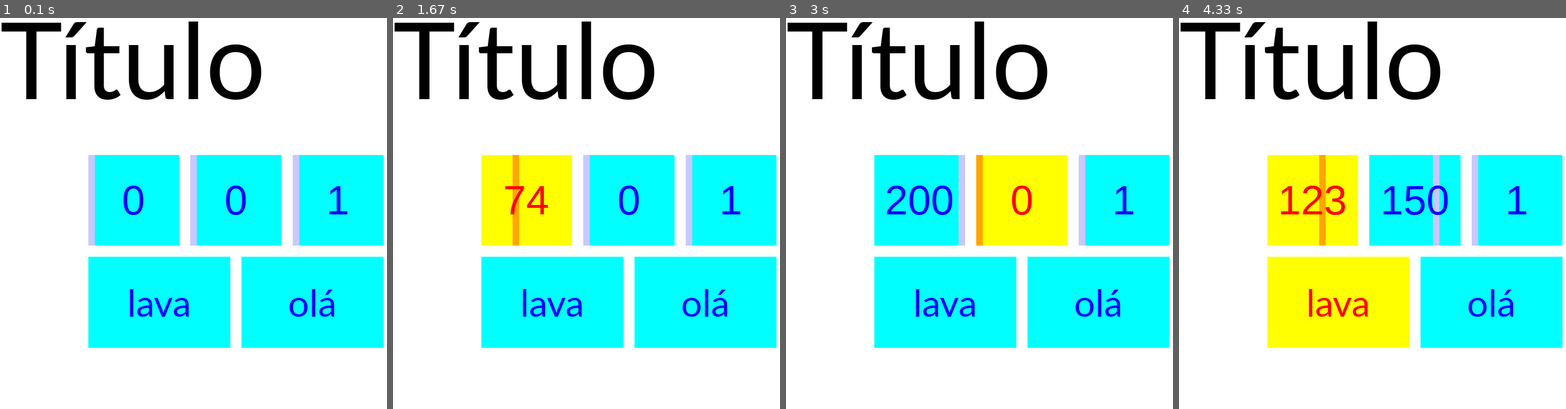
Above: before the commit, frames 1-4 (left to right).
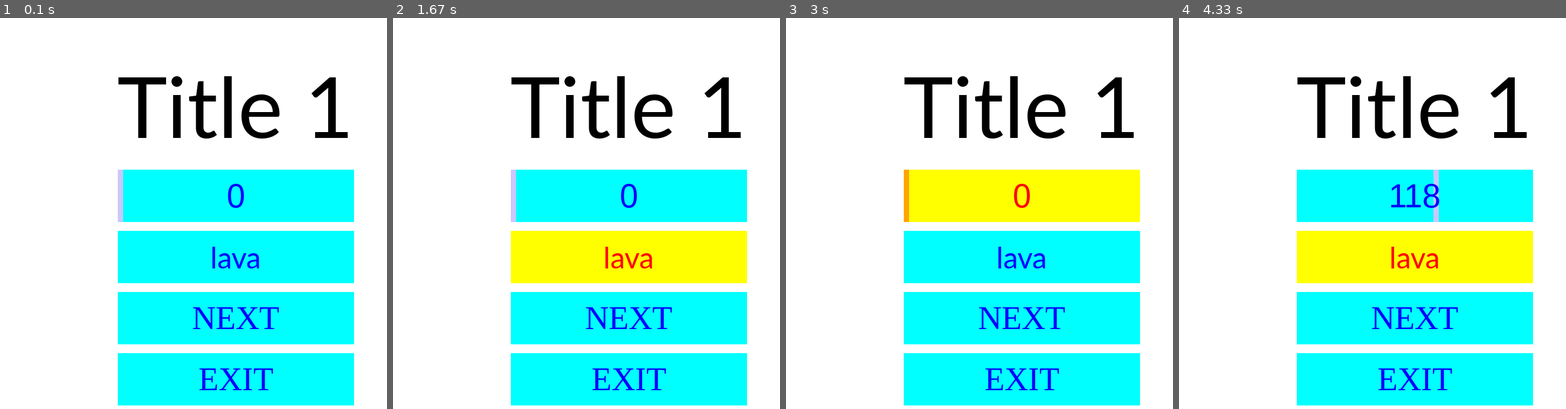
Above: after the commit, the same moments.

Repository: MrComboF10/PygameMenus
Game: pygame game, started from main.py
Same seed, same stepped clock (60 frames per second), same inputs: the game is played once before the commit and once after it.
Inputs (mouse positions are in pixels of both pictures, inside the frame that each line leads up to):
- Up to frame 1 (0.1 s): no input
- Up to frame 2 (1.67 s): press the mouse at (516, 233) at 0.37 s; move the mouse to (594, 283) at 0.47 s; release the mouse at (675, 334) at 0.6 s; click (629, 319) at 0.8 s, where only the run after the commit has a clickable "NEXT"; click (629, 319) at 1.17 s, where only the run after the commit has a clickable "BACK"; press the mouse at (516, 233) at 1.6 s
- Up to frame 3 (3 s): move the mouse to (886, 279) at 1.7 s; release the mouse at (867, 322) at 1.83 s; press the mouse at (909, 233) at 1.93 s; move the mouse to (948, 244) at 2.03 s; release the mouse at (991, 252) at 2.17 s; press the mouse at (909, 233) at 2.4 s; move the mouse to (1002, 143) at 2.5 s; release the mouse at (1095, 53) at 2.63 s; move the mouse to (1041, 209) at 2.83 s
- Up to frame 4 (4.33 s): click (1434, 209) at 3.02 s; move the mouse to (1302, 233) at 3.3 s; press the mouse at (1302, 233) at 3.33 s; move the mouse to (1287, 319) at 3.43 s; release the mouse at (1271, 405) at 3.57 s; press the mouse at (1302, 233) at 3.97 s; move the mouse to (1310, 248) at 4.07 s; release the mouse at (1322, 264) at 4.2 s

The runs differ from the first frame. In frame 1, 33% of the frame differs, in the area x 0-100%, y 0-100%; in frame 2, 39%; in frame 3, 37%; in frame 4, 41%.

Commit message:
Finish menus change states

Diff:
--- a/button.py
+++ b/button.py
@@ -143,7 +143,7 @@
         self.__pressed = False
 
     # get redirect location
-    def get_pointer(self):
+    def get_next_state(self):
         return self.__pointer
 
     def get_pressed(self):
--- a/main.py
+++ b/main.py
@@ -16,17 +16,6 @@
     screen = pygame.display.set_mode((800, 800), pygame.RESIZABLE)
     screen.fill(white)
     pygame.display.update()
-
-
-    # ========== menu style ============
-
-    '''
-        Título
-
-        [slide_button, (0,200)] [slide_button, (0, 200)] [slide_button, (0, 5)]
-        [change_state, (lava, oceano)] [change_state, (olá, abracadabra)]
-        [redirect, BACK]
-    '''
 
     # ---------- colors ------------
 
@@ -54,26 +43,32 @@
 
     # -------- fonts ----------
 
-    font0 = font.Font("calibri", 200)
     font1 = font.Font("Arial", 70)
     font2 = font.Font("Arial", 70)
     font3 = font.Font("Arial", 70)
     font4 = font.Font("calibri", 70)
     font5 = font.Font("calibri", 70)
     font6 = font.Font("timesnewroman", 70)
+    font7 = font.Font("timesnewroman", 70)
+    font8 = font.Font("timesnewroman", 70)
+    font9 = font.Font("timesnewroman", 70)
+    font10 = font.Font("calibri", 200)
+    font11 = font.Font("calibri", 200)
 
     # ---------- ranges ----------
     range1 = range(201)
     range2 = range(201)
     range3 = range(1, 6)
     range4 = ["lava", "oceano"]
-    range5 = ["olá", "abracadabra"]
-    range6 = "BACK"
+    range5 = ["olá", "adeus"]
+    option1 = "BACK"
+    option2 = "NEXT"
+    option3 = "EXIT"
 
     # --------- title objects ----------
 
-    titulo = "Título"
-    title_1 = title.Title(font0, colours0, titulo)
+    title_1 = title.Title(font10, colours0, "Title 1")
+    title_2 = title.Title(font11, colours0, "Title 2")
 
     # ---------- buttons objects ----------
 
@@ -82,73 +77,60 @@
     slide_3 = button.SlideButton(font3, 10, range3, colours3)
     state_4 = button.PressButtonChangeState(font4, range4, colours4)
     state_5 = button.PressButtonChangeState(font5, range5, colours5)
-    redirect_6 = button.PressButtonRedirect(font6, range6, None, colours6)
+    redirect_1 = button.PressButtonRedirect(font6, option1, "STATE_MAIN_MENU", colours6)
+    redirect_2 = button.PressButtonRedirect(font7, option2, "STATE_SEC_MENU", colours6)
+    redirect_3 = button.PressButtonRedirect(font8, option3, "STATE_EXIT", colours6)
+    redirect_4 = button.PressButtonRedirect(font9, option3, "STATE_EXIT", colours6)
 
     # ---------- Block ----------
-    menu_block = buttonblock.Block((500, 500), ((slide_1, slide_2, slide_3), (state_4, state_5), (redirect_6,)), 20, 20)
+    menu_block_1 = buttonblock.Block((500, 500), ((slide_1,), (state_4,), (redirect_2,), (redirect_3,)), 20, 20)
+    menu_block_2 = buttonblock.Block((500, 500), ((slide_3,), (state_5,), (redirect_1,), (redirect_4,)), 20, 20)
 
     # ---------- Menu ----------
-    menu0 = menu.MainMenu(screen, title_1, menu_block, 30, (0.80, 0.80), 0.80)
+    menu_1 = menu.Menu(screen, title_1, menu_block_1, 30, (0.80, 0.80), 0.80, "STATE_MAIN_MENU")
+    menu_2 = menu.Menu(screen, title_2, menu_block_2, 30, (0.80, 0.80), 0.80, "STATE_SEC_MENU")
 
-    menu0.loop()
+    # ---------- Tests ---------
 
+    exit_game = False
+    current_state = "STATE_MAIN_MENU"
+    current_screen_display = screen
 
-    # mouse_out_colors1 = mousestatebutton.MouseStateButtonColors(button=(200, 200, 255), font=(255, 255, 255), bar=(200, 200, 255), width=(0, 0, 0))
-    # mouse_out_colors2 = mousestatebutton.MouseStateButtonColors(button=(200, 200, 255), font=(255, 255, 255), bar=(200, 200, 255), width=(0, 0, 0))
-    # mouse_out_colors3 = mousestatebutton.MouseStateButtonColors(button=(230, 200, 255), font=(255, 255, 255), bar=(200, 200, 255), width=(0, 0, 0))
-    # mouse_out_colors4 = mousestatebutton.MouseStateButtonColors(button=(230, 200, 255), font=(255, 255, 255), bar=(200, 200, 255), width=(0, 0, 0))
-    # mouse_out_colors5 = mousestatebutton.MouseStateButtonColors(button=(230, 200, 255), font=(255, 255, 255), bar=(200, 200, 255), width=(0, 0, 0))
-    # mouse_out_colors6 = mousestatebutton.MouseStateButtonColors(button=(230, 200, 255), font=(255, 255, 255), bar=(200, 200, 255), width=(0, 0, 0))
-    #
-    # mouse_over_colors1 = mousestatebutton.MouseStateButtonColors(button=(150, 150, 255), font=(255, 0, 255), bar=(150, 150, 255), width=(255, 0, 0))
-    # mouse_over_colors2 = mousestatebutton.MouseStateButtonColors(button=(150, 150, 255), font=(255, 0, 255), bar=(150, 150, 255), width=(255, 0, 0))
-    # mouse_over_colors3 = mousestatebutton.MouseStateButtonColors(button=(230, 200, 255), font=(255, 0, 255), bar=(150, 150, 255), width=(255, 0, 0))
-    # mouse_over_colors4 = mousestatebutton.MouseStateButtonColors(button=(230, 200, 255), font=(255, 0, 255), bar=(150, 150, 255), width=(255, 0, 0))
-    # mouse_over_colors5 = mousestatebutton.MouseStateButtonColors(button=(230, 200, 255), font=(255, 0, 255), bar=(150, 150, 255), width=(255, 0, 0))
-    # mouse_over_colors6 = mousestatebutton.MouseStateButtonColors(button=(230, 200, 255), font=(255, 0, 255), bar=(150, 150, 255), width=(255, 0, 0))
-    #
-    # colors1 = mousestatebutton.MouseAllStatesButtonColors(mouse_over_colors1, mouse_out_colors1)
-    # colors2 = mousestatebutton.MouseAllStatesButtonColors(mouse_over_colors2, mouse_out_colors2)
-    # colors3 = mousestatebutton.MouseAllStatesButtonColors(mouse_over_colors3, mouse_out_colors3)
-    # colors4 = mousestatebutton.MouseAllStatesButtonColors(mouse_over_colors4, mouse_out_colors4)
-    # colors5 = mousestatebutton.MouseAllStatesButtonColors(mouse_over_colors5, mouse_out_colors5)
-    # colors6 = mousestatebutton.MouseAllStatesButtonColors(mouse_over_colors6, mouse_out_colors6)
-    #
-    # buttons_font1 = font.Font("Arial", 70)
-    # buttons_font2 = font.Font("Arial", 70)
-    # buttons_font3 = font.Font("Arial", 70)
-    # buttons_font4 = font.Font("Arial", 70)
-    # buttons_font5 = font.Font("Arial", 70)
-    # buttons_font6 = font.Font("Arial", 70)
-    # buttons_font7 = font.Font("Arial", 70)
-    # title_font = font.Font("Arial", 120, True)
-    #
-    # states_list = ("Fácil", "Médio", "Difícil")
-    # mouse_over_button_color = (150, 150, 255)
-    # mouse_out_button_color = (200, 200, 255)
-    # slide_button_color = (230, 200, 255)
-    # bar_width = 15
-    # range_items = range(101)
-    # alpha = list("aeiou")
-    # for letter in range(len(alpha)):
-    #     alpha[letter] = "Dificuldade: " + alpha[letter]
-    #
-    # title_1 = title.Title(title_font, (200, 200, 200), "MINESWEEPER")
-    #
-    # change_state_button_2 = button.PressButtonChangeState(buttons_font1, states_list, colors1, real_width=0.05)
-    # change_state_button_3 = button.PressButtonChangeState(buttons_font2, states_list, colors2)
-    #
-    # slide_button_1 = button.SlideButton(buttons_font3, bar_width, alpha, colors3)
-    # slide_button_2 = button.SlideButton(buttons_font4, bar_width, range_items, colors4, real_width=0.05)
-    # slide_button_3 = button.SlideButton(buttons_font5, bar_width, range_items, colors5)
-    # slide_button_4 = button.SlideButton(buttons_font6, bar_width, range_items, colors6)
-    # slide_button_5 = button.SlideButton(buttons_font7, bar_width, range_items, colors6)
-    #
-    # block2 = buttonblock.Block((500, 500), ((change_state_button_2, change_state_button_3), (slide_button_1,), (slide_button_2, slide_button_3, slide_button_4)), 20, 30)
-    #
-    # main_menu = menu.MainMenu(screen, title_1, block2, 50, (0.80, 0.80), 0.80)
+    while not exit_game:
 
-    # main_menu.loop()
+        if current_state == "STATE_MAIN_MENU":
+
+            menu_1.set_screen_display(current_screen_display)
+            menu_1.loop()
+            if menu_1.get_pressed_exit():
+                exit_game = True
+
+            else:
+                current_state = menu_1.get_next_state()
+                current_screen_display = menu_1.get_screen_display()
+
+            screen.fill(white)
+            pygame.display.update()
+
+        elif current_state == "STATE_SEC_MENU":
+
+            menu_2.set_screen_display(current_screen_display)
+            menu_2.loop()
+            if menu_2.get_pressed_exit():
+                exit_game = True
+
+            else:
+                current_state = menu_2.get_next_state()
+                current_screen_display = menu_2.get_screen_display()
+
+            screen.fill(white)
+            pygame.display.update()
+
+        elif current_state == "STATE_EXIT":
+            exit_game = True
+
+        else:
+            print("Invalid state!")
 
 
 menu_loop()
--- a/menu.py
+++ b/menu.py
@@ -1,8 +1,8 @@
 import pygame
 
 
-class MainMenu:
-    def __init__(self, screen_display, title, buttons_block, title_block_margin, max_menu_size_ratio, resize_ratio):
+class Menu:
+    def __init__(self, screen_display, title, buttons_block, title_block_margin, max_menu_size_ratio, resize_ratio, state):
 
         self.__screen_display = screen_display
         self.__title = title
@@ -14,6 +14,11 @@
         self.__title_size_ratio = self.__calculate_title_size_ratio()
         self.__min_menu_real_size = self.__calculate_min_menu_real_size()
 
+        self.__state = state
+        self.__next_state = state
+        self.__update_state = False
+        self.__pressed_exit = False
+
         self.__menu_real_size = None
 
         self.__real_position = None
@@ -86,6 +91,18 @@
     def get_block(self):
         return self.__buttons_block
 
+    def get_next_state(self):
+        return self.__next_state
+
+    def get_pressed_exit(self):
+        return self.__pressed_exit
+
+    def get_screen_display(self):
+        return self.__screen_display
+
+    def set_screen_display(self, new_screen_display):
+        self.__screen_display = new_screen_display
+
     def __calculate_real_size(self):
 
         # case title is bigger than buttons_block
@@ -211,6 +228,61 @@
 
         # set new menu size
         self.__calculate_real_size()
+
+    def __update_redirect_buttons(self):
+
+        for redirect_button in self.__buttons_block.get_press_buttons_redirect():
+
+            # get mouse location before and after to verify if mouse location has changed
+
+            # get mouse before change
+            mouse_location_before = redirect_button.get_mouse_over_button()
+
+            # verify if mouse is on button
+            redirect_button.verify_mouse_on_button(self.__current_mouse_position)
+
+            # get mouse after change
+            mouse_location_after = redirect_button.get_mouse_over_button()
+
+            # verify if mouse location inside or outside button changed
+            if mouse_location_before != mouse_location_after:
+
+                # mouse location changed is used to draw button if location changed
+                redirect_button.set_mouse_location_changed(True)
+            else:
+                redirect_button.set_mouse_location_changed(False)
+
+            # verify if mouse is on button
+            if redirect_button.get_mouse_over_button():
+
+                # verify if mouse was outside button before
+                if redirect_button.get_mouse_location_changed():
+
+                    # draw button (mouse over button)
+                    redirect_button.draw_mouse_over_button()
+                    pygame.display.update()
+
+                if self.__current_event.type == pygame.MOUSEBUTTONDOWN:
+
+                    # mouse left button
+                    if self.__current_event.button == 1:
+
+                        # change menu next state
+                        self.__update_state = True
+                        self.__next_state = redirect_button.get_next_state()
+
+                        # draw button (mouse over button)
+                        redirect_button.draw_mouse_over_button()
+                        pygame.display.update()
+
+            else:
+
+                # verify if mouse was inside before
+                if redirect_button.get_mouse_location_changed():
+
+                    # draw button (mouse out button)
+                    redirect_button.draw_mouse_out_button()
+                    pygame.display.update()
 
     def __update_change_state_buttons(self):
 
@@ -335,35 +407,90 @@
                 slide_button.draw_mouse_over_button()
                 pygame.display.update()
 
-    def loop(self):
-
-        loop_exit = False
+    def __resize(self):
+
+        self.__title_size_ratio = self.__calculate_title_size_ratio()
+
+        # update menu size
+        self.__max_menu_real_size = self.__calculate_max_menu_real_size()
+        self.__min_menu_real_size = self.__calculate_min_menu_real_size()
+
+        # verify if menu is bigger than max menu size
+        self.__verify_menu_too_big()
+
+        # verify if menu can grow
+        self.__verify_menu_too_small()
+
+        while self.__menu_too_big:
+            self.__configure_menu_too_big()
+
+            # verify if menu is bigger than max menu size
+            self.__verify_menu_too_big()
+
+        while self.__menu_too_small:
+            self.__configure_menu_too_small()
+
+            # verify if menu can grow
+            self.__verify_menu_too_small()
+
+        # set new menu size
+        self.__calculate_real_size()
+
+        # set new menu position
+        self.__set_real_position(self.__calculate_real_position(self.__screen_display.get_size()))
+
+        # set new title position
+        self.__set_title_real_position()
+
+        # set new block position
+        self.__configure_buttons_block()
+
+        # update screen display background
+        self.__screen_display.fill((255, 255, 255))
 
         # draw title
         self.__title.draw()
 
-        # text buttons
+        # draw redirect buttons
+        for redirect_button in self.__buttons_block.get_press_buttons_redirect():
+            redirect_button.draw_mouse_out_button()
+
         # draw change buttons
         for change_button in self.__buttons_block.get_press_buttons_change_state():
             change_button.draw_mouse_out_button()
-        pygame.display.update()
 
         # draw slide buttons
         for slide_button in self.__buttons_block.get_slide_buttons():
             slide_button.draw_mouse_out_button()
+
         pygame.display.update()
 
+    def loop(self):
+
+        loop_exit = False
+
+        # configure title
+        self.__configure_title()
+
+        # configure buttons block
+        self.__configure_buttons_block()
+
+        self.__resize()
+
         while not loop_exit:
+
             for self.__current_event in pygame.event.get():
 
                 # exit menu
                 if self.__current_event.type == pygame.QUIT:
+                    self.__pressed_exit = True
                     loop_exit = True
 
                 if self.__current_event.type == pygame.KEYDOWN:
 
                     # if esc is pressed exit
                     if self.__current_event.key == pygame.K_ESCAPE:
+                        self.__pressed_exit = True
                         loop_exit = True
 
                 # resize screen
@@ -371,64 +498,17 @@
 
                     # set new screen display
                     self.__screen_display = pygame.display.set_mode(self.__current_event.size, pygame.RESIZABLE)
-
-                    self.__title_size_ratio = self.__calculate_title_size_ratio()
-
-                    # update menu size
-                    self.__max_menu_real_size = self.__calculate_max_menu_real_size()
-                    self.__min_menu_real_size = self.__calculate_min_menu_real_size()
-
-                    # verify if menu is bigger than max menu size
-                    self.__verify_menu_too_big()
-
-                    # verify if menu can grow
-                    self.__verify_menu_too_small()
-
-                    while self.__menu_too_big:
-
-                        self.__configure_menu_too_big()
-
-                        # verify if menu is bigger than max menu size
-                        self.__verify_menu_too_big()
-
-                    while self.__menu_too_small:
-
-                        self.__configure_menu_too_small()
-
-                        # verify if menu can grow
-                        self.__verify_menu_too_small()
-
-                    # set new menu size
-                    self.__calculate_real_size()
-
-                    # set new menu position
-                    self.__set_real_position(self.__calculate_real_position(self.__current_event.size))
-
-                    # set new title position
-                    self.__set_title_real_position()
-
-                    # set new block position
-                    self.__configure_buttons_block()
-
-                    # update screen display background
-                    self.__screen_display.fill((255, 255, 255))
-
-                    # draw title
-                    self.__title.draw()
-
-                    # draw change buttons
-                    for change_button in self.__buttons_block.get_press_buttons_change_state():
-                        change_button.draw_mouse_out_button()
-                    pygame.display.update()
-
-                    # draw slide buttons
-                    for slide_button in self.__buttons_block.get_slide_buttons():
-                        slide_button.draw_mouse_out_button()
-                    pygame.display.update()
+                    self.__resize()
 
                 self.__current_mouse_position = pygame.mouse.get_pos()
                 self.__mouse_left_pressed = pygame.mouse.get_pressed()[0]
 
+                self.__update_redirect_buttons()
+
                 self.__update_change_state_buttons()
 
                 self.__update_slide_buttons()
+
+                if self.__update_state:
+                    self.__update_state = False
+                    loop_exit = True
